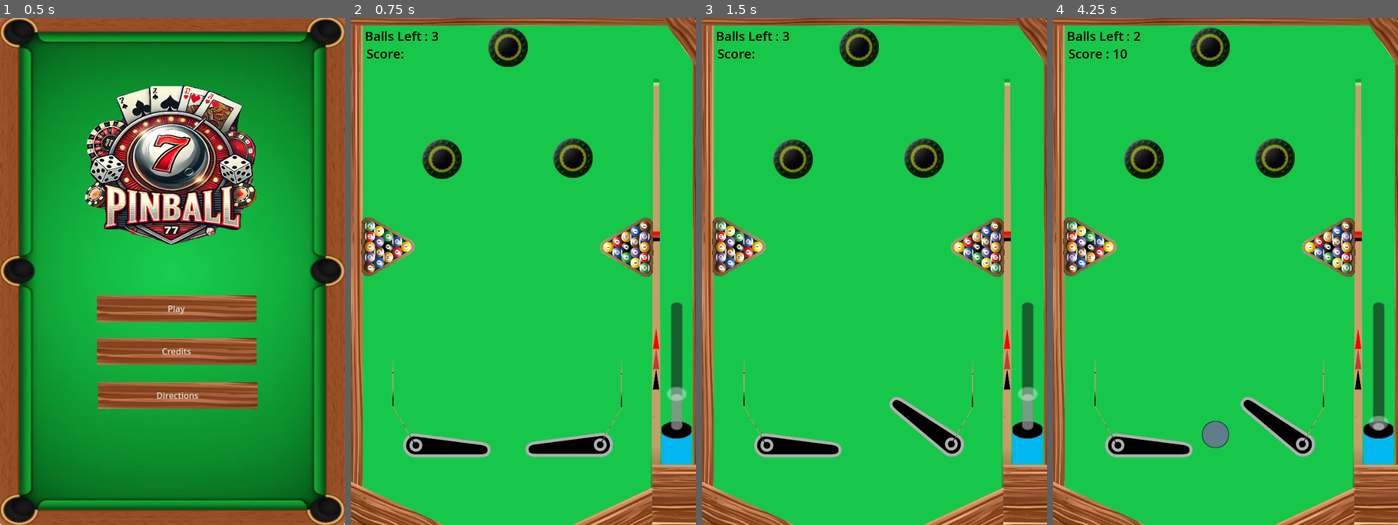
Above: before the commit, frames 1-4 (left to right).
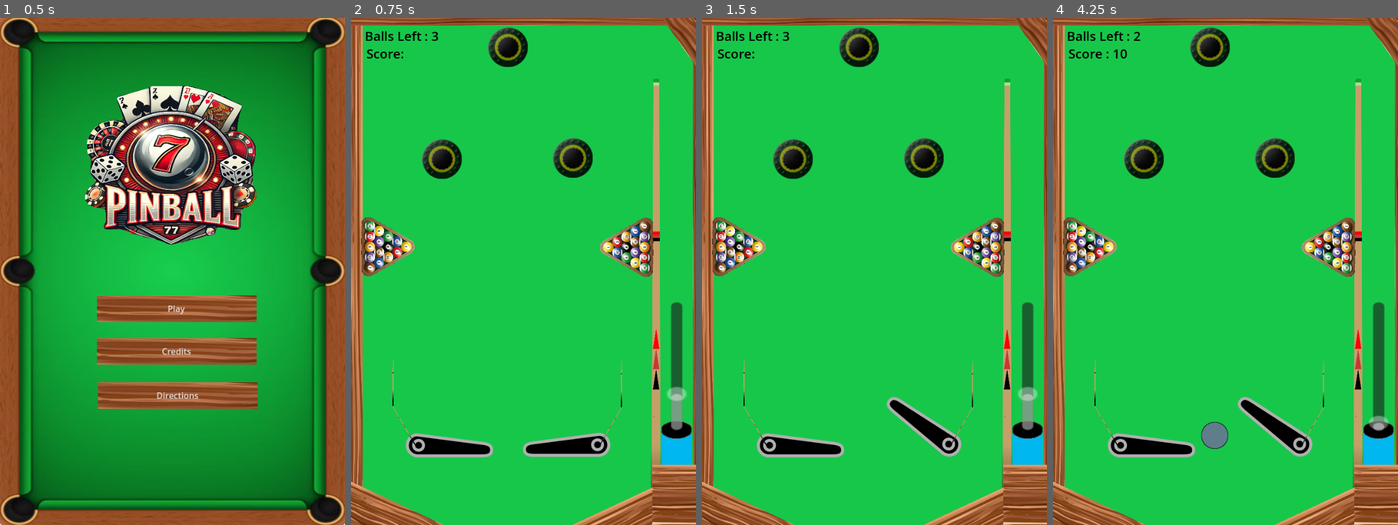
Above: after the commit, the same moments.

Repository: bsu-cs315/fp-team1-pinball
Game: Godot game, scene res://Title screen/title_screen.tscn
The game is run twice, just before and just after one commit, with the same random seed, the same clock (stepped at 60 frames per second) and the same inputs. Sound files missing from this copy of the repository are replaced by a short silence.
Inputs:
- Up to frame 1 (0.5 s): no input
- Up to frame 2 (0.75 s): click "Play" at 0.5 s
- Up to frame 3 (1.5 s): tap Enter at 1.25 s; hold E (right_flipper) from 1.28 s (still down); hold Space (launch) from 1.28 s (still down)
- Up to frame 4 (4.25 s): release E (right_flipper) at 2.03 s; release Space (launch) at 2.03 s; hold Q (left_flipper) 2.03-2.78 s; tap Space (launch) at 2.1, 3.6 s; hold Space (launch) 2.78-3.53 s; hold E (right_flipper) from 2.78 s (still down)

Frame 1 is identical in both runs. In frame 2, 0.6% of the frame differs, in the area x 15-76%, y 81-87%; in frame 3, 0.8%; in frame 4, 0.9%, in the area x 15-76%, y 74-87%.

Commit message:
Change flipper distance

Diff:
--- a/project/flippers/flippers.tscn
+++ b/project/flippers/flippers.tscn
@@ -12,13 +12,13 @@
 flipper_speed = 0.4
 
 [node name="flipper_left" parent="." instance=ExtResource("1_mbad3")]
-position = Vector2(-175, 0)
+position = Vector2(-170, 0)
 continuous_cd = 1
 max_contacts_reported = 5
 script = null
 
 [node name="flipper_right" parent="." instance=ExtResource("2_majwm")]
-position = Vector2(175, 0)
+position = Vector2(170, 0)
 continuous_cd = 1
 max_contacts_reported = 5
 script = null
